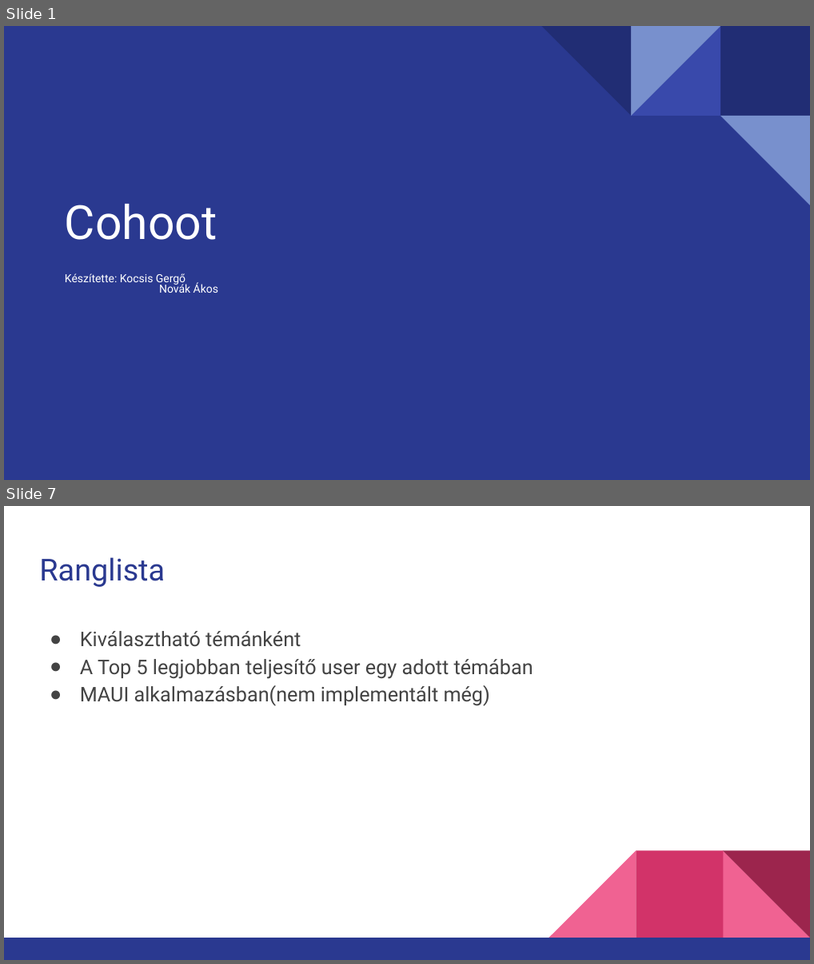
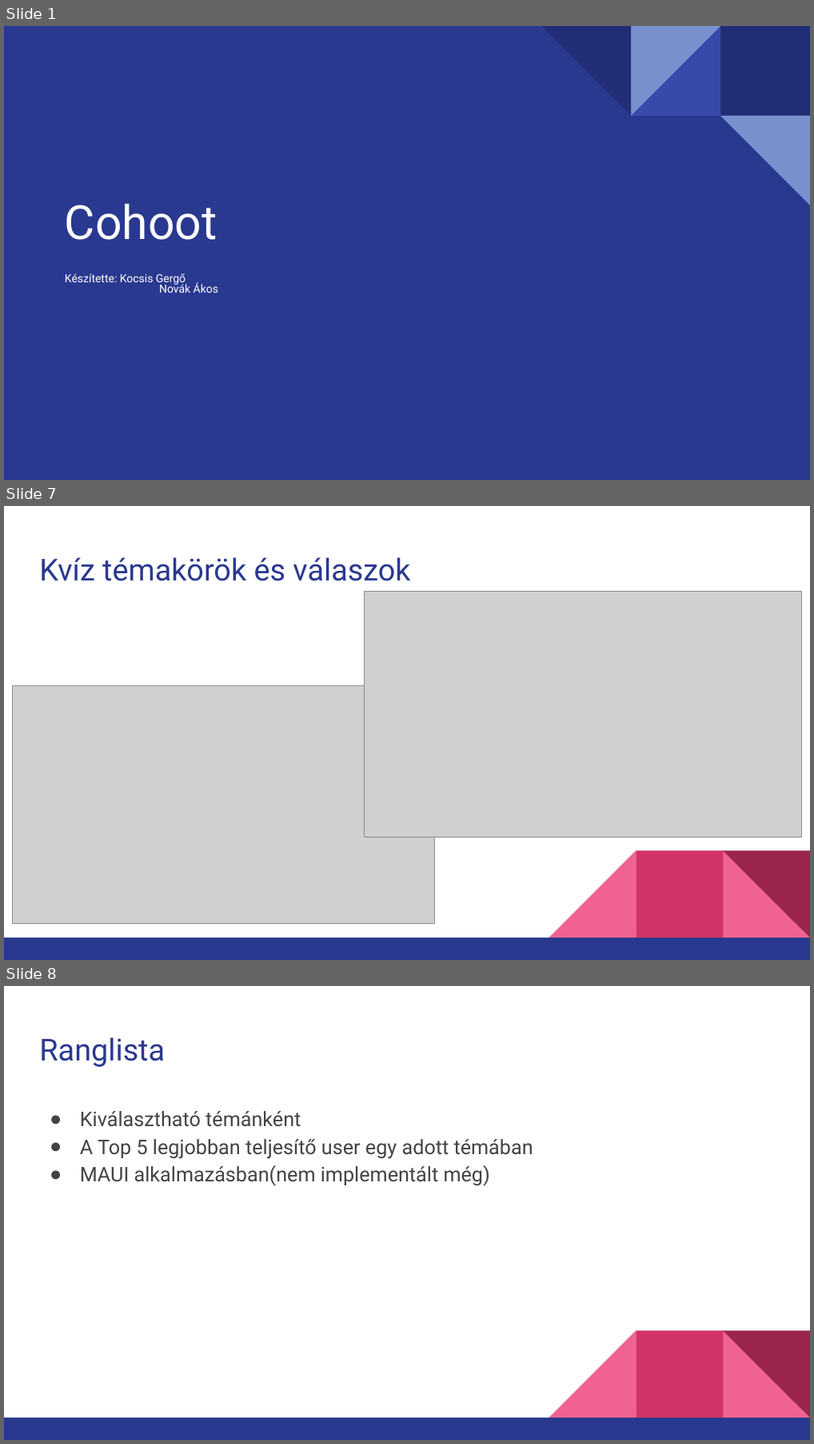
Before and after one commit to kocsisg1/cohoot, a slide deck: Cohoot.pptx. Shown one above the other, each under a label of ours: slides 1 and 7 before the commit, slides 1, 7 and 8 after it; the slides between them are not shown. The pictures are 814x964 and 814x1444 pixels, drawn with LibreOffice and Linux fonts; fonts in the diff are those of the drawing; grey boxes stand for pictures. Boxes give left, top, right and bottom in pixels: in the first picture for what was removed or moved away, otherwise in the second. Text is boxed around its words. In the diff, an @@ line names an element or a change of style, - is before the commit and + after.

```diff
--- a/Cohoot.pptx
+++ b/Cohoot.pptx
@@ slide 7 added at [4,506,810,960], background #FFFFFF; not listed: 5 template elements that a slide beside it also shows @@
@@ title added at [39,557,410,581], 27 pt, text #2A3990 @@
+Kvíz témakörök és válaszok
@@ picture added at [365,592,802,837] @@
@@ picture added at [13,686,435,924] @@
@@ what was slide 7 is now slide 8 @@
```
Also in this commit, not shown: 4 slides changed, 7 other slides added, 5 slides removed.
